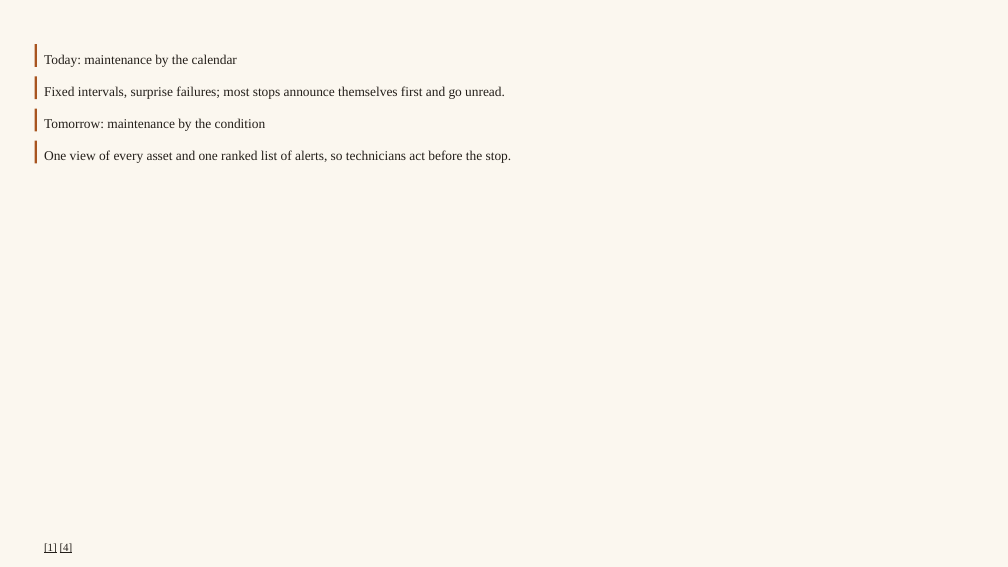
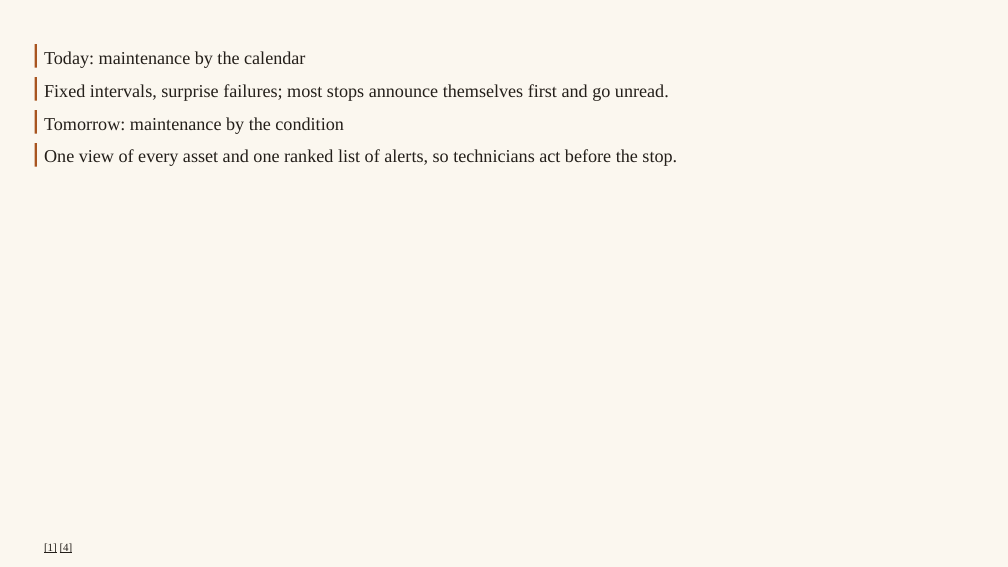
Before and after one commit to cogni-work/insight-wave, a slide deck: slide 3 of cogni-publishing/docs/design-verify-proof/editorial/pptx/deck.pptx. Drawn at 1008x567 pixels with LibreOffice and Linux fonts; fonts in the diff are those of the drawing. Boxes give left, top, right and bottom in pixels: in the first picture for what was removed or moved away, otherwise in the second. Text is boxed around its words. In the diff, an @@ line names an element or a change of style, - is before the commit and + after.

```diff
--- a/cogni-publishing/docs/design-verify-proof/editorial/pptx/deck.pptx
+++ b/cogni-publishing/docs/design-verify-proof/editorial/pptx/deck.pptx
@@ size 12.8 to 17.2 pt; line spacing 21.7pt to 22.4pt in 4 elements at [44,51,305,68], [44,84,669,101], [44,117,343,134], [44,149,677,166] @@
```
Also in this commit, not shown: 1 other slide changed, 41 other files.
